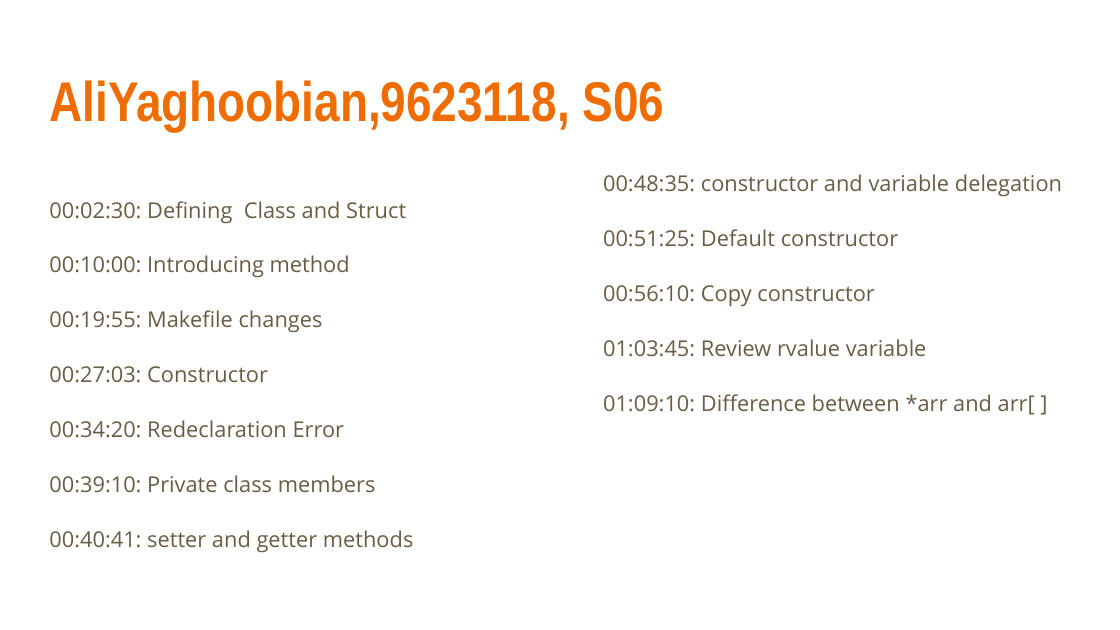
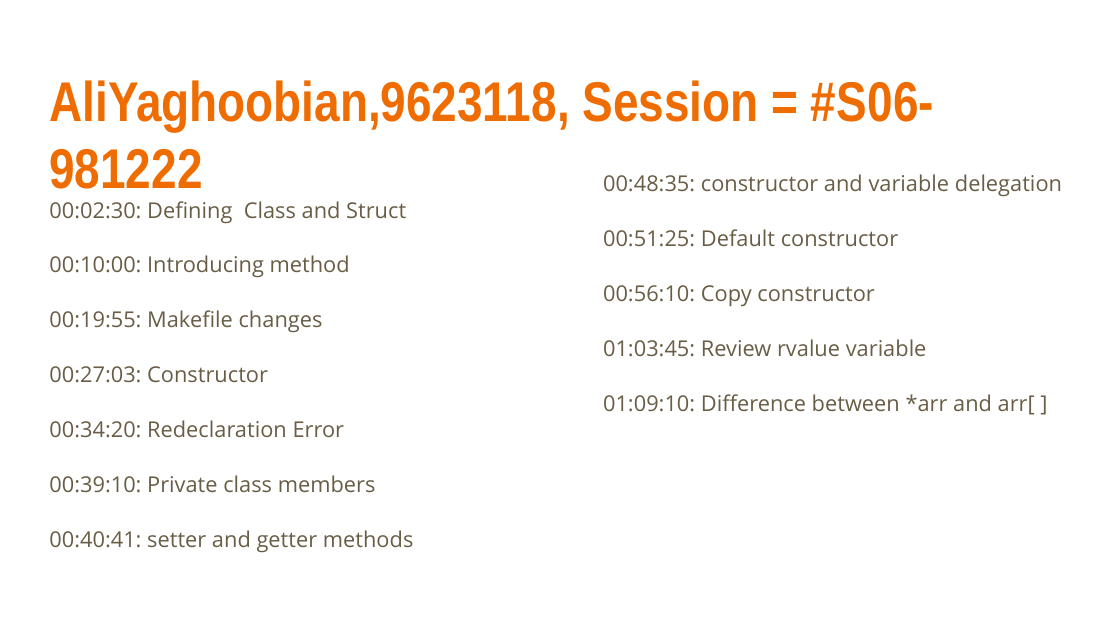
Before and after one commit to EE-AUT/Media-player, a slide deck: slide 7 of Tags/AP.pptx. Drawn at 1120x630 pixels with LibreOffice and Linux fonts; fonts in the diff are those of the drawing. Boxes give left, top, right and bottom in pixels: in the first picture for what was removed or moved away, otherwise in the second. Text is boxed around its words. In the diff, an @@ line names an element or a change of style, - is before the commit and + after.

```diff
--- a/Tags/AP.pptx
+++ b/Tags/AP.pptx
@@ title at bbox=[49, 80, 934, 189]: text changed @@
-AliYaghoobian,9623118, S06
+AliYaghoobian,9623118, Session = #S06-981222
```
Also in this commit, not shown: 19 other slides changed, 27 other files.
